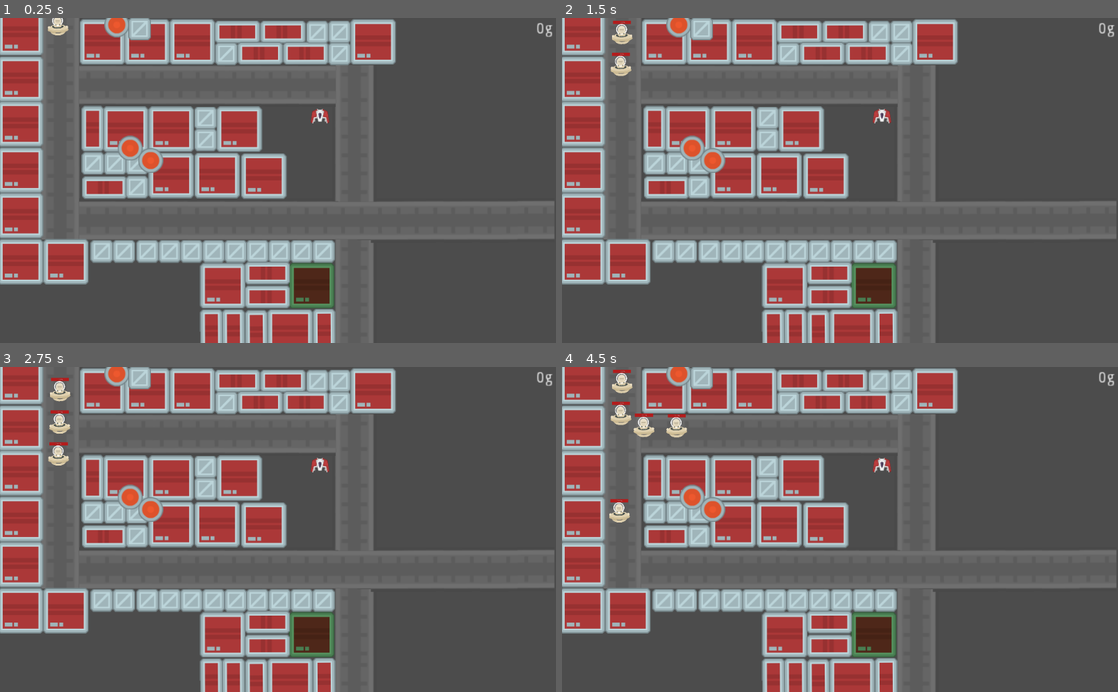
Above: before the commit, frames 1-4 (two rows, left to right).
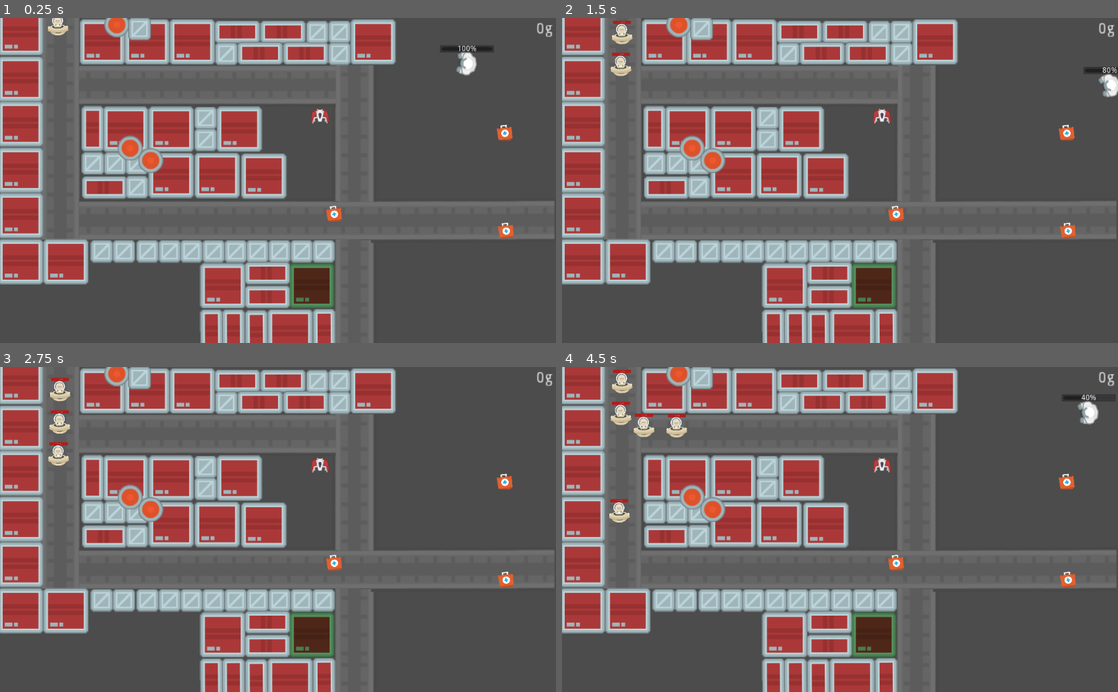
Above: after the commit, the same moments.

Repository: mreil617/OpenGameJam
Game: Godot game, scene res://enemy_mover.tscn
Two runs of this game, one before a commit and one after it. Both use one fixed random seed, a clock stepped at 60 frames per second and the inputs below.
Inputs (mouse positions are in pixels of both pictures, inside the frame that each line leads up to):
- Up to frame 1 (0.25 s): no input
- Up to frame 2 (1.5 s): move the mouse to (884, 115) at 0.52 s; hold D (right) 0.53-1.28 s; click (884, 115) at 0.6 s; move the mouse to (728, 196) at 1.27 s; hold S (backward) from 1.28 s (still down); click (728, 196) at 1.35 s
- Up to frame 3 (2.75 s): move the mouse to (333, 458) at 2.02 s; release S (backward) at 2.03 s; hold D (right) from 2.03 s (still down); click (333, 458) at 2.1 s
- Up to frame 4 (4.5 s): move the mouse to (812, 594) at 2.77 s; release D (right) at 2.78 s; hold W (forward) 2.78-3.53 s; click (812, 594) at 2.85 s; move the mouse to (1006, 578) at 3.52 s; hold A (left) from 3.53 s (still down); click (1006, 578) at 3.6 s; move the mouse to (673, 480) at 4.27 s; click (673, 480) at 4.35 s

The runs differ from the first frame. In frame 1, 0.7% of the frame differs, in the area x 58-93%, y 8-68%; in frame 2, 0.6%; in frame 3, 0.3%; in frame 4, 0.6%.

Commit message:
working?

Diff:
--- a/HealthPack.tscn
+++ b/HealthPack.tscn
@@ -10,6 +10,8 @@
 position = Vector2( 2.70752, -0.902466 )
 scale = Vector2( 0.25, 0.25 )
 input_pickable = false
+collision_layer = 2
+collision_mask = 2
 script = ExtResource( 1 )
 
 [node name="CollisionShape2D" type="CollisionShape2D" parent="."]
--- /dev/null
+++ b/Player.tscn
@@ -0,0 +1,28 @@
+[gd_scene load_steps=6 format=2]
+
+[ext_resource path="res://Scripts/playerBodyHandler.gd" type="Script" id=1]
+[ext_resource path="res://Scripts/player.gd" type="Script" id=2]
+[ext_resource path="res://Assets/spaceAstronauts_002.png" type="Texture" id=3]
+[ext_resource path="res://Scripts/Player_Health.gd" type="Script" id=4]
+
+[sub_resource type="RectangleShape2D" id=1]
+
+[node name="Player" type="Node"]
+script = ExtResource( 1 )
+
+[node name="KinematicBody2D" type="KinematicBody2D" parent="."]
+scale = Vector2( 0.5, 0.5 )
+collision_layer = 2
+collision_mask = 2
+script = ExtResource( 2 )
+
+[node name="CollisionShape2D" type="CollisionShape2D" parent="KinematicBody2D"]
+shape = SubResource( 1 )
+
+[node name="Sprite" type="Sprite" parent="KinematicBody2D"]
+texture = ExtResource( 3 )
+
+[node name="PlayerHealth" type="ProgressBar" parent="."]
+margin_right = 100.0
+margin_bottom = 14.0
+script = ExtResource( 4 )
--- /dev/null
+++ b/Scripts/PSpawn.gd
@@ -0,0 +1,18 @@
+extends Node2D
+
+# Declare member variables here. Examples:
+# var a = 2
+# var b = "text"
+var playerInst
+
+# Called when the node enters the scene tree for the first time.
+func _ready():
+	playerInst = preload("res://Player.tscn")
+	var player = playerInst.instance()
+	player.get_child(0).set_position(Vector2(self.position.x,self.position.y))
+	self.add_child(player)
+	pass # Replace with function body.
+
+# Called every frame. 'delta' is the elapsed time since the previous frame.
+#func _process(delta):
+#	pass
--- a/Scripts/Player_Health.gd
+++ b/Scripts/Player_Health.gd
@@ -13,7 +13,7 @@
 	var player = get_node("../KinematicBody2D")
 	if(!player.dead):
 		self.rect_position.x = player.position.x-(self.rect_size.x/2)
-		self.rect_position.y = player.position.y-86/2-(self.rect_size.y+10)
+		self.rect_position.y = player.position.y-86/8-(self.rect_size.y+10)
 	else:
 		get_parent().remove_child(self)
 	#pass
--- a/Scripts/player.gd
+++ b/Scripts/player.gd
@@ -9,7 +9,7 @@
 var dead = false
 
 func _ready():
-	get_node("../Player_Health").set_value(max_health)
+	get_node("../PlayerHealth").set_value(max_health)
 
 func _process(delta):
 	if(health <= 0):
@@ -47,4 +47,4 @@
 
 func update_health(amount):
 	health += amount
-	get_node("../Player_Health").set_value(health)
+	get_node("../PlayerHealth").set_value(health)
--- a/duel_laser.tscn
+++ b/duel_laser.tscn
@@ -1,6 +1,7 @@
 [gd_scene load_steps=3 format=2]
 
-[ext_resource path="res://beams.png" type="Texture" id=1]
+[ext_resource path="res://Assets/beams.png" type="Texture" id=1]
+
 
 [sub_resource type="RectangleShape2D" id=1]
 
--- a/enemy_mover.gd
+++ /dev/null
@@ -1,16 +0,0 @@
-extends KinematicBody2D
-
-export (int) var speed = 200
-
-var target = Vector2()
-var velocity = Vector2()
-
-func _input(event):
-    if event.is_action_pressed('click'):
-        target = get_global_mouse_position()
-
-func _physics_process(delta):
-    velocity = (target - position).normalized() * speed
-    # rotation = velocity.angle()
-    if (target - position).length() > 5:
-        velocity = move_and_slide(velocity)
--- a/enemy_mover.tscn
+++ b/enemy_mover.tscn
@@ -1,14 +1,16 @@
-[gd_scene load_steps=18 format=2]
+[gd_scene load_steps=20 format=2]
 
 [ext_resource path="res://Assets/spaceStation_003.png" type="Texture" id=1]
 [ext_resource path="res://Assets/spaceBuilding_007.png" type="Texture" id=2]
 [ext_resource path="res://Assets/spaceBuilding_002.png" type="Texture" id=3]
 [ext_resource path="res://Assets/spaceBuilding_006.png" type="Texture" id=4]
 [ext_resource path="res://Assets/spaceBuilding_001.png" type="Texture" id=5]
-[ext_resource path="res://spawner.gd" type="Script" id=6]
+[ext_resource path="res://Scripts/spawner.gd" type="Script" id=6]
 [ext_resource path="res://Scripts/Tower1.gd" type="Script" id=7]
 [ext_resource path="res://Assets/spaceShips_008.png" type="Texture" id=8]
 [ext_resource path="res://Scripts/gold.gd" type="Script" id=9]
+[ext_resource path="res://Scripts/PSpawn.gd" type="Script" id=10]
+[ext_resource path="res://Scripts/PowerUpSpawner.gd" type="Script" id=11]
 
 [sub_resource type="VisualShaderNodeColorConstant" id=1]
 constant = Color( 0.211285, 0.133209, 0.757813, 1 )
@@ -594,6 +596,13 @@
 text = "1000g"
 align = 2
 script = ExtResource( 9 )
+
+[node name="PSpawn" type="Node2D" parent="."]
+position = Vector2( 859.759, 84.3434 )
+script = ExtResource( 10 )
+
+[node name="PowerUpSpawner" type="Node" parent="."]
+script = ExtResource( 11 )
 [connection signal="body_entered" from="Towers/Tower1/RangeArea" to="Towers/Tower1" method="_on_Area2D_body_entered"]
 [connection signal="body_exited" from="Towers/Tower1/RangeArea" to="Towers/Tower1" method="_on_Area2D_body_exited"]
 [connection signal="mouse_entered" from="Towers/Tower1/HoverArea" to="Towers/Tower1" method="_on_HoverArea_mouse_entered"]
Renamed: beams.png -> Assets/beams.png
Not shown, changed: Assets/beams.png.import
Renamed: redcircle.png -> Assets/redcircle.png
Not shown, changed: Assets/redcircle.png.import
Renamed: spawner.gd -> Scripts/spawner.gd
